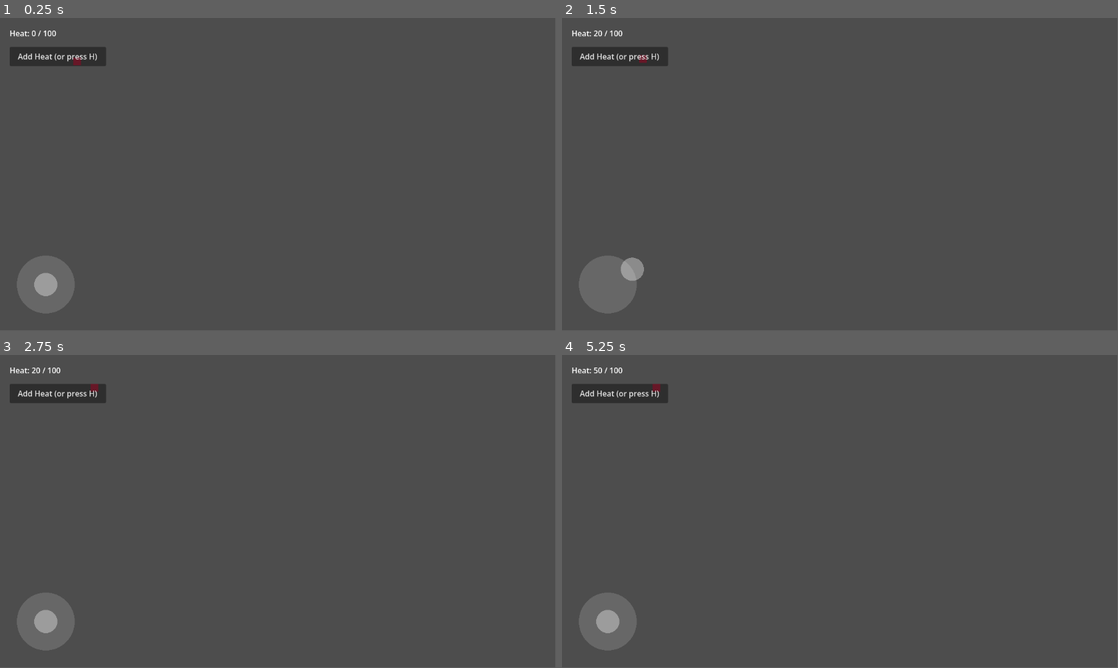
Above: before the commit, frames 1-4 (two rows, left to right).
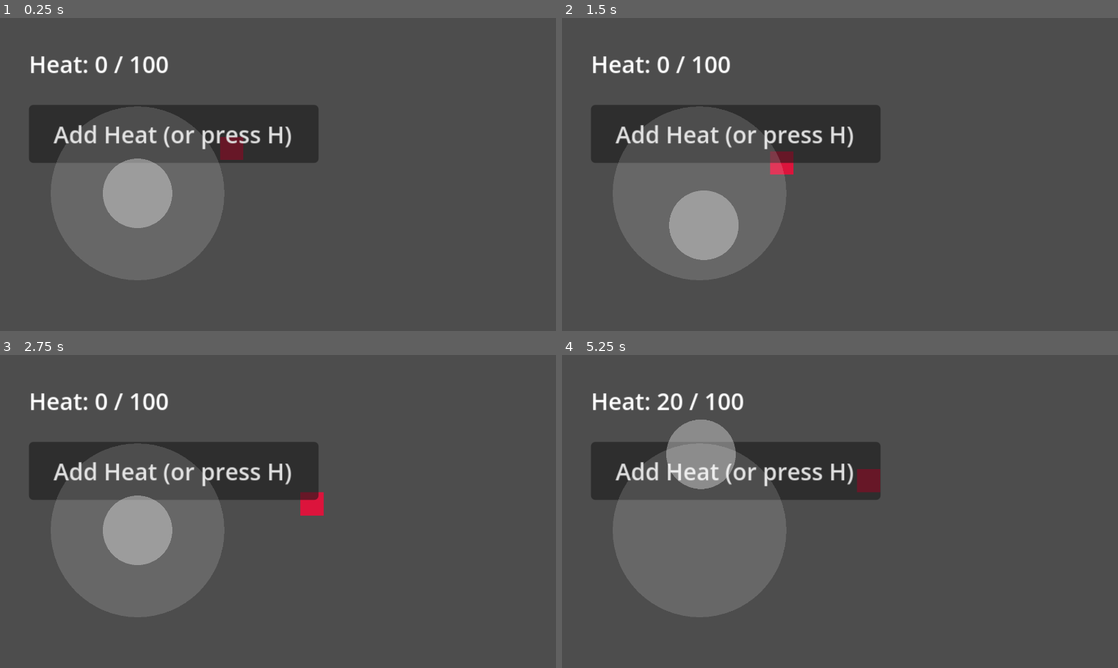
Above: after the commit, the same moments.

Repository: zowskyy/crxcibl3
Game: Godot game, scene res://scenes/TestRoom.tscn
The game is run twice, just before and just after one commit, with the same random seed, the same clock (stepped at 60 frames per second) and the same inputs.
Inputs (mouse positions are in pixels of both pictures, inside the frame that each line leads up to):
- Up to frame 1 (0.25 s): no input
- Up to frame 2 (1.5 s): click "Add Heat (or press H)" at 0.5 s; tap Enter at 1.25 s; drag from (606, 284) to (895, 105) at 1.27 s
- Up to frame 3 (2.75 s): drag from (166, 527) to (250, 574) at 2.02 s
- Up to frame 4 (5.25 s): move the mouse to (895, 442) at 2.77 s; hold Right (ui_right) 2.78-3.5 s; tap H at 2.85, 4.35 s; drag from (812, 574) to (673, 464) at 3.52 s; tap Space at 4.25 s; move the mouse to (1006, 558) at 4.27 s; hold Left (ui_left) 4.28-5 s; drag from (673, 464) to (756, 433) at 5.02 s
In our replay, the window is 799x449 before the commit and 800x450 after it. These sizes can differ from the game's own. Grey fills any space a smaller window leaves; there, only what the larger window draws over its background counts as a difference.

The runs differ from the first frame. In frame 1, 19% of the frame differs, in the area x 1-58%, y 4-95%; in frame 2, 19%; in frame 3, 19%; in frame 4, 21%.

Commit message:
Slice 2.8: fix scaling so the game fills the screen on real devices
Architect confirmed the APK installs and runs correctly on a Pixel 8a
emulator (joystick moves the player, matches desktop behavior) -- but
everything rendered tiny, since no viewport/stretch config existed and
the scene was rendering at some tiny default size inside the device's
much larger real resolution (1080x2400).

Sets a 384x216 base viewport (matches the Phaser build's internal
resolution) with canvas_items stretch mode and expand aspect, so the
game scales to fill the screen across different device aspect ratios
instead of rendering pinned to a tiny corner.

Diff:
--- a/godot/project.godot
+++ b/godot/project.godot
@@ -19,6 +19,13 @@
 config/features=PackedStringArray("4.7", "Mobile")
 config/icon="res://icon.svg"
 
+[display]
+
+window/size/viewport_width=384
+window/size/viewport_height=216
+window/stretch/mode="canvas_items"
+window/stretch/aspect="expand"
+
 [autoload]
 
 GameState="*res://autoload/GameState.gd"
